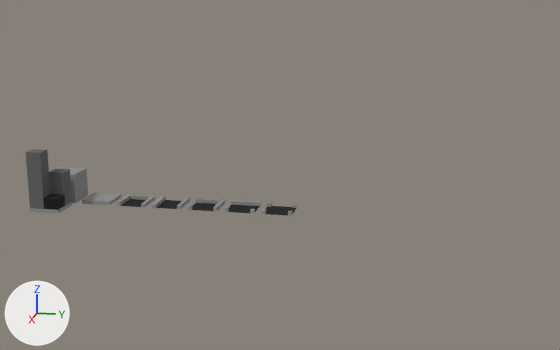
The glTF model blocksgame/assets/CityMap.glb: old version first, new version second.
Both versions are drawn from a camera (50 mm lens) standing at (96.7, 49.4, 27.0) and looking at (2.5, 30.5, 3.5). The lights are fixed; the arrows at lower left show +X, +Y and +Z. The first picture is the older version.

Script lines for the objects in view, before the commit:
```python
me_cube = bpy.data.meshes.new('Cube')
me_cube.from_pydata(...)  # 56 vertices, 108 faces; spans x -2.0..2.0, y -2.0..2.0, z -2.0..2.0
me_cube.materials.append(mat_material)  # picture img_black_n_white
me_cube_001 = bpy.data.meshes.new('Cube.001')
me_cube_001.from_pydata(...)  # 32 vertices, 62 faces; spans x -2.0..2.0, y -2.0..2.0, z -2.0..-1.5
me_cube_001.materials.append(mat_material)  # picture img_black_n_white
me_cube_007 = bpy.data.meshes.new('Cube.007')
me_cube_007.from_pydata(...)  # 91 vertices, 180 faces; spans x -2.0..2.0, y -2.0..2.0, z -2.0..6.0
me_cube_007.materials.append(mat_material)  # picture img_black_n_white
ob_building1 = bpy.data.objects.new('Building1', me_cube)
ob_building1.location = (0.0, 0.0, 0.0)
ob_building2 = bpy.data.objects.new('Building2', me_cube_007)
ob_building2.location = (5.0, 0.0, 0.0)
ob_road3 = bpy.data.objects.new('Road3', me_cube_001)
ob_road3.location = (0.0, 15.0, 0.0)
# also in view: 'Road5' at (0.0, 25.0, -1.8)
```
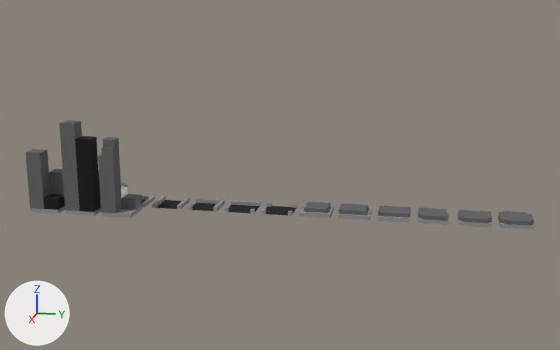
Where the change shows, as pixel boxes (x1, y1, x2, y2) in the pictures (560 x 350 px):
'Building03', added: after (59, 120, 101, 216)
'Building04', added: after (98, 137, 142, 218)
'Road12', added: after (498, 211, 535, 230)
'Road11', added: after (458, 210, 492, 227)
'Road09', added: after (377, 206, 411, 222)
'Road10', added: after (418, 208, 450, 225)
'Road08', added: after (338, 204, 372, 220)
'Road07', added: after (299, 202, 334, 218)

What the commit changed:
Mesh me_cube_014 is new.
It has 44 vertices, 84 faces and spans x -2.0..2.0, y -2.0..2.0, z -2.0..-1.0.
It uses material mat_material (picture img_black_n_white).
Mesh me_cube_013 is new.
It has 42 vertices, 80 faces and spans x -2.0..2.0, y -2.0..2.0, z -2.0..-1.0.
It uses material mat_material (picture img_black_n_white).
Mesh me_cube_015 is new.
It has 40 vertices, 76 faces and spans x -2.0..2.0, y -2.0..2.0, z -2.0..-1.0.
It uses material mat_material (picture img_black_n_white).
Mesh me_cube_012 is new.
It has 40 vertices, 76 faces and spans x -2.0..2.0, y -2.0..2.0, z -2.0..-1.0.
It uses material mat_material (picture img_black_n_white).
Mesh me_cube_011 is new.
It has 38 vertices, 72 faces and spans x -2.0..2.0, y -2.0..2.0, z -2.0..-1.0.
It uses material mat_material (picture img_black_n_white).
Mesh me_cube_010 is new.
It has 36 vertices, 68 faces and spans x -2.0..2.0, y -2.0..2.0, z -2.0..-1.0.
It uses material mat_material (picture img_black_n_white).
Mesh me_cube_009 is new.
It has 92 vertices, 182 faces and spans x -2.0..2.0, y -2.0..2.0, z -2.0..8.0.
It uses material mat_material (picture img_black_n_white).
Mesh me_cube_008 is new.
It has 95 vertices, 186 faces and spans x -2.0..2.0, y -2.0..2.0, z -2.0..10.0.
It uses material mat_material (picture img_black_n_white).
Object 'Road12' (ob_road12) is new; it shows me_cube_014.
Its location is (0.0, 60.0, 0.0).
Object 'Road11' (ob_road11) is new; it shows me_cube_013.
Its location is (0.0, 55.0, 0.0).
Object 'Road10' (ob_road10) is new; it shows me_cube_015.
Its location is (0.0, 50.0, 0.0).
Object 'Road09' (ob_road09) is new; it shows me_cube_012.
Its location is (0.0, 45.0, 0.0).
Object 'Road08' (ob_road08) is new; it shows me_cube_011.
Its location is (0.0, 40.0, 0.0).
Object 'Road07' (ob_road07) is new; it shows me_cube_010.
Its location is (0.0, 35.0, 0.0).
Object 'Building04' (ob_building04) is new; it shows me_cube_009.
Its location is (5.0, 10.0, 0.0).
Object 'Building03' (ob_building03) is new; it shows me_cube_008.
Its location is (5.0, 5.0, 0.0).
